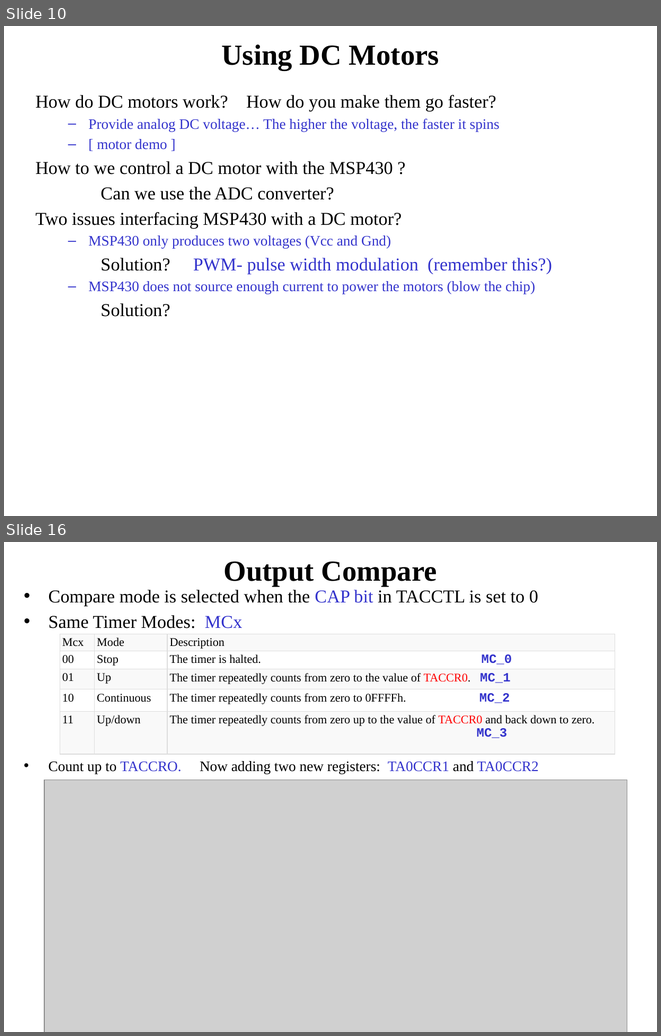
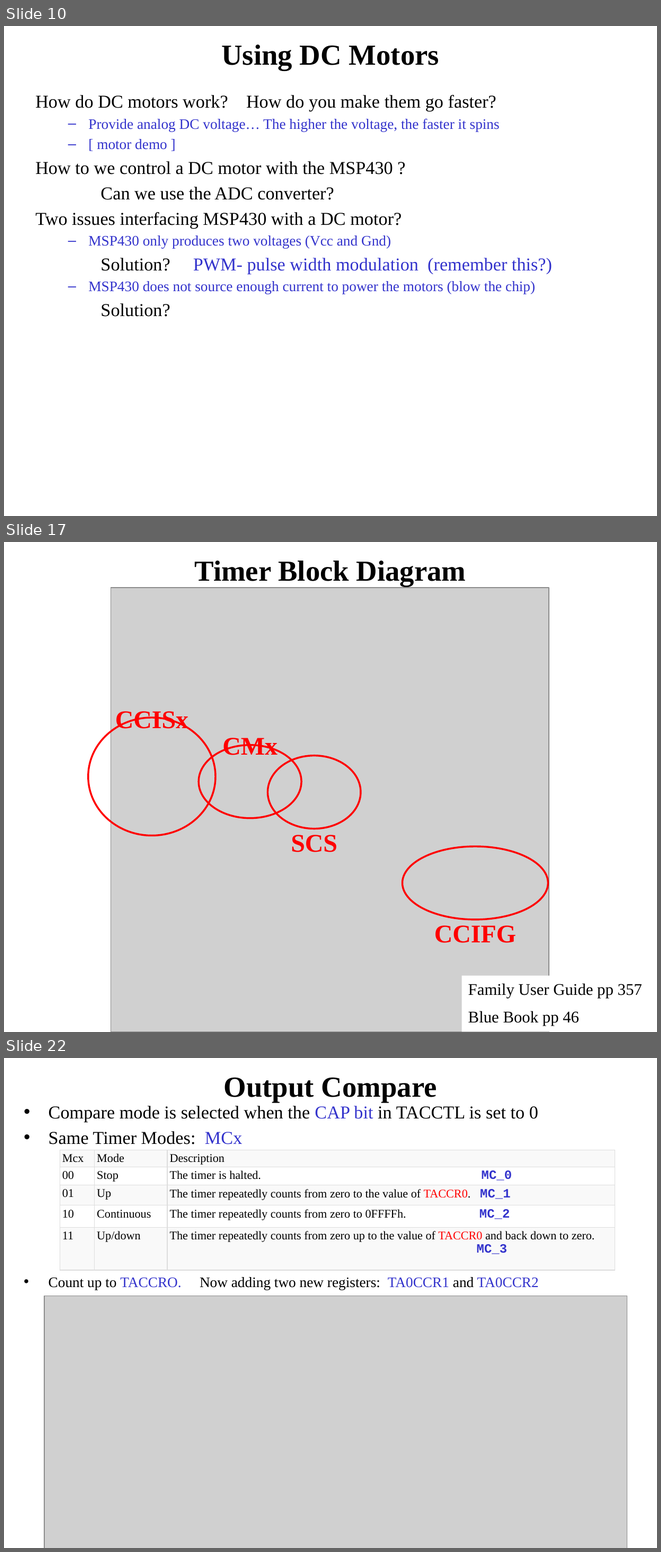
Before and after one commit to pw4rn3r/ECE382, a slide deck: notes/L31/Lsn32.pptx. Shown one above the other, each under a label of ours: slides 10 and 16 before the commit, slides 10, 17 and 22 after it; the slides between them are not shown. The pictures are 661x1036 and 661x1552 pixels, drawn with LibreOffice and Linux fonts; fonts in the diff are those of the drawing; grey boxes stand for pictures. Boxes give left, top, right and bottom in pixels: in the first picture for what was removed or moved away, otherwise in the second. Text is boxed around its words. In the diff, an @@ line names an element or a change of style, - is before the commit and + after.

```diff
--- a/notes/L31/Lsn32.pptx
+++ b/notes/L31/Lsn32.pptx
@@ slide 17 added at (4,542,657,1032), background #FFFFFF @@
@@ title added at (195,561,466,586), 32 pt, text #000000, bold @@
+Timer Block Diagram
@@ picture added at (111,588,549,1032) @@
@@ ellipse added at (88,717,215,836), outline #FF0000 2 pt, 28 pt, text #FF0000, bold @@
+CCISx
@@ ellipse added at (199,745,301,818), outline #FF0000 2 pt, 28 pt, text #FF0000, bold @@
+CMx
@@ ellipse added at (268,756,361,829), outline #FF0000 2 pt, 28 pt, text #FF0000, bold @@
+SCS
@@ ellipse added at (403,846,548,919), outline #FF0000 2 pt, 28 pt, text #FF0000, bold @@
+CCIFG
@@ rectangle added at (462,976,657,1032), fill #FFFFFF, 18 pt, text #000000 @@
+Family User Guide pp 357
+Blue Book pp 46
@@ what was slide 16 is now slide 22 @@
```
Also in this commit, not shown: 8 slides changed, 10 other slides added, 2 slides removed.
